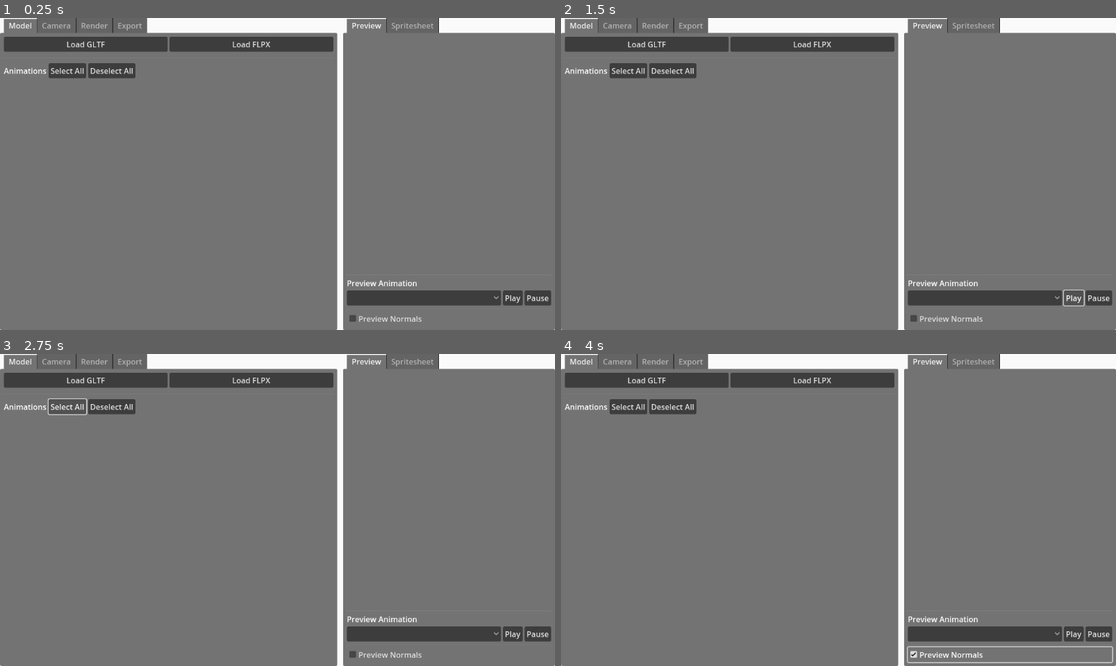
Above: before the commit, frames 1-4 (two rows, left to right).
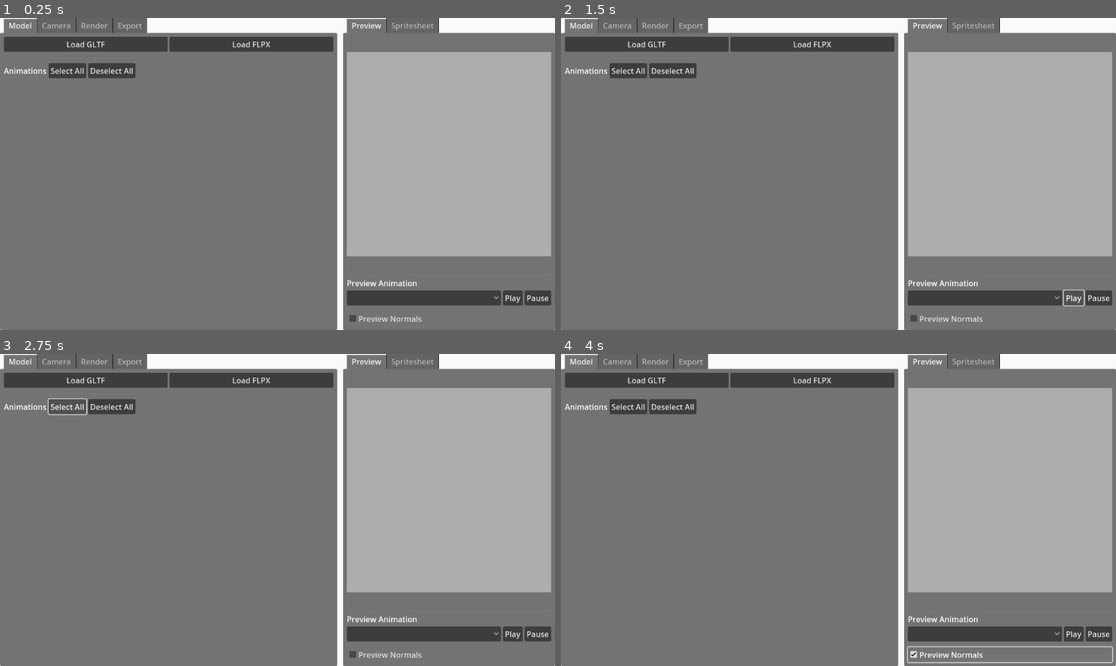
Above: after the commit, the same moments.

Repository: Caaz/FlatPixel
Game: Godot game, scene res://ui/main.tscn
Two runs of this game, one before a commit and one after it. Both use one fixed random seed, a clock stepped at 60 frames per second and the inputs below.
Inputs:
- Up to frame 1 (0.25 s): no input
- Up to frame 2 (1.5 s): click "Play" at 0.5 s; click "Play" at 1.25 s
- Up to frame 3 (2.75 s): click "Select All" at 2 s
- Up to frame 4 (4 s): click "Deselect All" at 2.75 s; click "Preview Normals" at 3.5 s

The runs differ from the first frame. In frame 1, 24% of the frame differs, in the area x 62-100%, y 10-77%; in frame 2, 24%; in frame 3, 24%; in frame 4, 24%.

Commit message:
add background to preview window

Diff:
--- a/model_manager/simulation_world.tscn
+++ b/model_manager/simulation_world.tscn
@@ -1,11 +1,7 @@
-[gd_scene load_steps=6 format=3 uid="uid://wi7nghb5ua8u"]
+[gd_scene load_steps=5 format=3 uid="uid://wi7nghb5ua8u"]
 
 [ext_resource type="Script" uid="uid://dsnq03c8q0gcj" path="res://model_manager/simulation_world.gd" id="1_0a5md"]
 [ext_resource type="Shader" uid="uid://bechis4e75y0d" path="res://shaders/simulation_postprocessor.gdshader" id="1_el6tw"]
-
-[sub_resource type="Environment" id="Environment_1sn5m"]
-background_mode = 1
-background_color = Color(0, 0, 0, 0)
 
 [sub_resource type="ShaderMaterial" id="ShaderMaterial_k1ptd"]
 resource_local_to_scene = true
@@ -26,7 +22,6 @@
 [node name="Camera3D" type="Camera3D" parent="."]
 unique_name_in_owner = true
 transform = Transform3D(1, 0, 0, 0, 1, 0, 0, 0, 1, 0, 0, 2)
-environment = SubResource("Environment_1sn5m")
 projection = 1
 
 [node name="PostFilter" type="MeshInstance3D" parent="Camera3D"]
--- a/renderer/spritesheet_renderer.tscn
+++ b/renderer/spritesheet_renderer.tscn
@@ -1,7 +1,14 @@
-[gd_scene load_steps=3 format=3 uid="uid://bbq467bxms0yg"]
+[gd_scene load_steps=5 format=3 uid="uid://bbq467bxms0yg"]
 
 [ext_resource type="PackedScene" uid="uid://wi7nghb5ua8u" path="res://model_manager/simulation_world.tscn" id="1_jsd5b"]
 [ext_resource type="Script" uid="uid://bnpuogpanxbj" path="res://renderer/spritesheet_renderer.gd" id="1_w6ouu"]
+
+[sub_resource type="Environment" id="Environment_qe3ny"]
+background_mode = 1
+background_color = Color(0, 0, 0, 0)
+
+[sub_resource type="World3D" id="World3D_r14kk"]
+environment = SubResource("Environment_qe3ny")
 
 [node name="SpritesheetRenderer" type="Node"]
 script = ExtResource("1_w6ouu")
@@ -20,6 +27,7 @@
 [node name="World" type="SubViewport" parent="SubViewportContainer"]
 unique_name_in_owner = true
 own_world_3d = true
+world_3d = SubResource("World3D_r14kk")
 transparent_bg = true
 handle_input_locally = false
 size = Vector2i(64, 64)
--- a/ui/preview_window/preview_window.tscn
+++ b/ui/preview_window/preview_window.tscn
@@ -1,7 +1,14 @@
-[gd_scene load_steps=4 format=3 uid="uid://b88sbvecfhnlq"]
+[gd_scene load_steps=6 format=3 uid="uid://b88sbvecfhnlq"]
 
 [ext_resource type="Script" uid="uid://ypv2bato426m" path="res://ui/preview_window/preview_window.gd" id="1_dyury"]
 [ext_resource type="PackedScene" uid="uid://wi7nghb5ua8u" path="res://model_manager/simulation_world.tscn" id="2_8jm15"]
+
+[sub_resource type="Environment" id="Environment_bxej4"]
+background_mode = 1
+background_color = Color(0.678944, 0.678944, 0.678944, 1)
+
+[sub_resource type="World3D" id="World3D_eq15e"]
+environment = SubResource("Environment_bxej4")
 
 [sub_resource type="ViewportTexture" id="ViewportTexture_pnwus"]
 viewport_path = NodePath("World")
@@ -18,7 +25,7 @@
 [node name="World" type="SubViewport" parent="."]
 unique_name_in_owner = true
 own_world_3d = true
-transparent_bg = true
+world_3d = SubResource("World3D_eq15e")
 size = Vector2i(64, 64)
 
 [node name="SimulationWorld" parent="World" instance=ExtResource("2_8jm15")]
